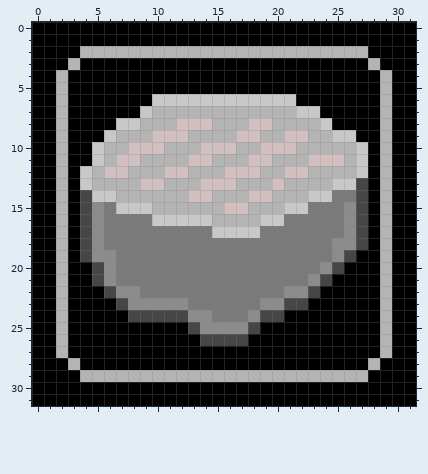
Pixel-art sprite -- Enigma Game/Assets/Sprites/Tile-Ore-Tin.png. The first picture shows the starting point.
The file is 32x32 pixels.
New version:
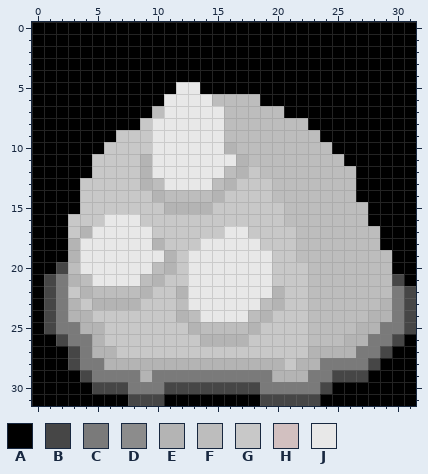
Palette (. is transparent): A #000000  B #464646  C #7a7a7a  D #8c8c8c  E #b4b4b4  F #bdbdbd  G #c8c8c8  H #d2c0c0  J #e8e8e8
The edit:
@@ x 0..31 @@
  1 AAAAAAAAAAAAAAAAAAAAAAAAAAAAAAAA
- 2 AAAAEEEEEEEEEEEEEEEEEEEEEEEEAAAA
- 3 AAAEAAAAAAAAAAAAAAAAAAAAAAAAEAAA
- 4 AAEAAAAAAAAAAAAAAAAAAAAAAAAAAEAA
- 5 AAEAAAAAAAAAAAAAAAAAAAAAAAAAAEAA
- 6 AAEAAAAAAAGGGGGGGGGGGGAAAAAAAEAA
- 7 AAEAAAAAAGEEEEEEEEEEEEGGAAAAAEAA
- 8 AAEAAAAGGEEEHHHEEEHHEEEEGAAAAEAA
- 9 AAEAAAGEEEHHHEEEEHHEEHHEEGGAAEAA
-10 AAEAAGEEHHHEEEHHHEEHHHEEEEEGAEAA
-11 AAEAAGEHHEEEEHHEEEHHEEEHHHEGAEAA
-12 AAEAGEHHEEEHHEEEHHHEEHHEEEEGAEAA
-13 AAEAGEEEEHHEEEHHHEEEHEEEEGGBAEAA
-14 AAEABGGEEEEEEHHEEEHHEEEGGCCBAEAA
-15 AAEABDCGGGEEEEEEHHEEEGGCCCDBAEAA
-16 AAEABDCCCCGGGGGEEEEGGCCCCCDBAEAA
-17 AAEABDCCCCCCCCCGGGGCCCCCCCDBAEAA
-18 AAEABDCCCCCCCCCCCCCCCCCCCDDBAEAA
-19 AAEABDDCCCCCCCCCCCCCCCCCCDBAAEAA
-20 AAEAABDCCCCCCCCCCCCCCCCCDBAAAEAA
-21 AAEAABDCCCCCCCCCCCCCCCCDBAAAAEAA
-22 AAEAAABDDCCCCCCCCCCCCDDBAAAAAEAA
-23 AAEAAAABDDDDDCCCCCCDDBBAAAAAAEAA
-24 AAEAAAAABBBBBDDCCCDBBAAAAAAAAEAA
-25 AAEAAAAAAAAAABDDDDBAAAAAAAAAAEAA
-26 AAEAAAAAAAAAAABBBBAAAAAAAAAAAEAA
-27 AAEAAAAAAAAAAAAAAAAAAAAAAAAAAEAA
-28 AAAEAAAAAAAAAAAAAAAAAAAAAAAAEAAA
-29 AAAAEEEEEEEEEEEEEEEEEEEEEEEEAAAA
-30 AAAAAAAAAAAAAAAAAAAAAAAAAAAAAAAA
-31 AAAAAAAAAAAAAAAAAAAAAAAAAAAAAAAA
+ 2 AAAAAAAAAAAAAAAAAAAAAAAAAAAAAAAA
+ 3 AAAAAAAAAAAAAAAAAAAAAAAAAAAAAAAA
+ 4 AAAAAAAAAAAAAAAAAAAAAAAAAAAAAAAA
+ 5 AAAAAAAAAAAAJJAAAAAAAAAAAAAAAAAA
+ 6 AAAAAAAAAAAJJJJFFFFAAAAAAAAAAAAA
+ 7 AAAAAAAAAAFJJJJJFFFFFAAAAAAAAAAA
+ 8 AAAAAAAAAGJJJJJJFFFFFFFAAAAAAAAA
+ 9 AAAAAAAGGGJJJJJJFFFFFFFFAAAAAAAA
+10 AAAAAAGGGGJJJJJJEFFFFFFFFAAAAAAA
+11 AAAAAGGGGEJJJJJJJEFFFFFFFFAAAAAA
+12 AAAAAGGGGEJJJJJJFEGFFFFFFFFAAAAA
+13 AAAAGGGGGEFJJJJFEGGGFFFFFFFAAAAA
+14 AAAAGGGGGGEFFFFEGGGGFFFFFFFAAAAA
+15 AAAAGGGGGGGEEEEGGGGGGFFFFFFFAAAA
+16 AAAGGGJJJGGGGGGGGGGGGFFFFFFFAAAA
+17 AAAGEJJJJJGGGGGGJJGGGGFFFFFFFAAA
+18 AAAEJJJJJJEGGGJJJJJGGGFFFFFFFAAA
+19 AAAEJJJJJJJEGJJJJJJJGGFFFFFFFFAA
+20 AABFJJJJJJFEGJJJJJJJGGGFFFFFFFAA
+21 ABCEFJJJJFEGGJJJJJJJGGGFFFFFFFBA
+22 ABCGEFFFFEGGEJJJJJJJEGGFFFFFFFCB
+23 ABCEGEEEEGGGFJJJJJJFEGGFFFFFFECB
+24 ABCEEGGGGGGGEFJJJJFEGGGFFFFFEECB
+25 ABCCEEGGGGGGGEFFFFEGGGGFFFFEECCB
+26 AABCCEGGGGGGGGEEEEGGGGGFFFEECCBA
+27 AAABCEEGGGGGGGGGGGGGGGGEEEECCBAA
+28 AAABCCEEEEEEEEEEEEEEEGEECCCCBAAA
+29 AAAABCCCCECCCCCCCCCCEEECCBBBAAAA
+30 AAAAABBBCCCBBBBBBBBCCCCCBAAAAAAA
+31 AAAAAAAABBBAAAAAAAABBBBBAAAAAAAA
